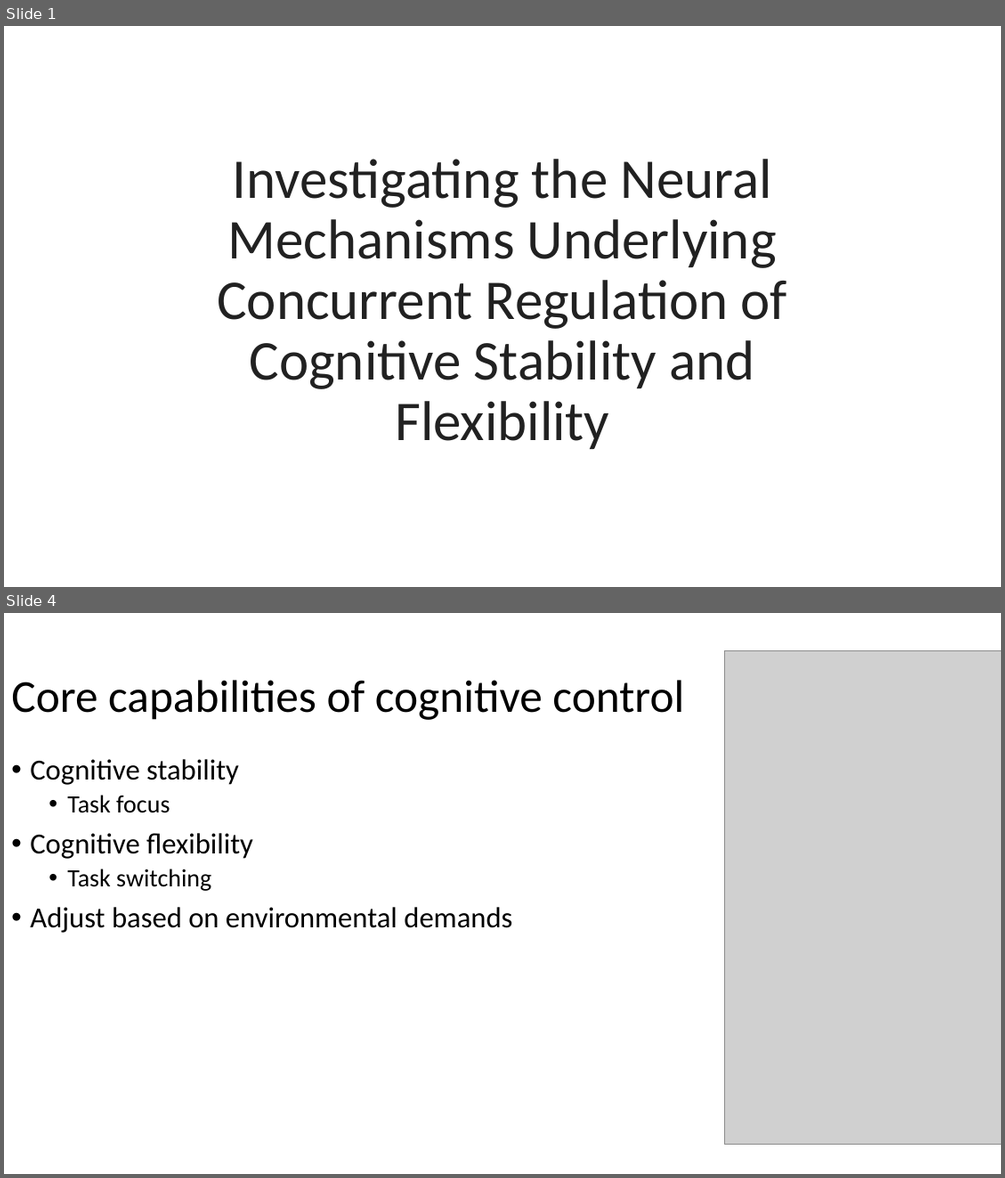
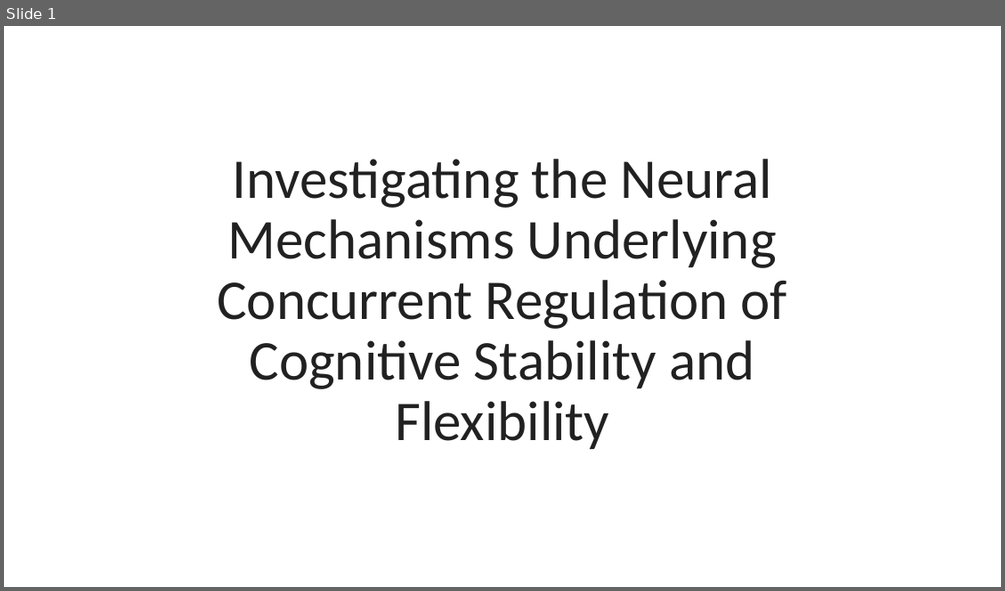
Before and after one commit to jimzhang629/third_year_talk, a slide deck: thirdYearTalk_JZ1.pptx. Shown one above the other, each under a label of ours: slides 1 and 4 before the commit, slide 1 after it; the slides between them are not shown. The pictures are 1005x1178 and 1005x591 pixels, drawn with LibreOffice and Linux fonts; fonts in the diff are those of the drawing; grey boxes stand for pictures. Boxes give left, top, right and bottom in pixels: in the first picture for what was removed or moved away, otherwise in the second. Text is boxed around its words. In the diff, an @@ line names an element or a change of style, - is before the commit and + after.

```diff
--- a/thirdYearTalk_JZ1.pptx
+++ b/thirdYearTalk_JZ1.pptx
@@ slide 4 removed at [4,613,1001,1174], background #FFFFFF @@
@@ picture removed at [725,650,1001,1144] @@
@@ title removed at [11,680,684,720] @@
-Core capabilities of cognitive control
@@ text removed at [30,759,512,933] @@
-• Cognitive stability
-  • Task focus
-• Cognitive flexibility
-  • Task switching
-• Adjust based on environmental demands
```
Also in this commit, not shown: 5 slides changed, 9 slides added, 1 other slide removed.
